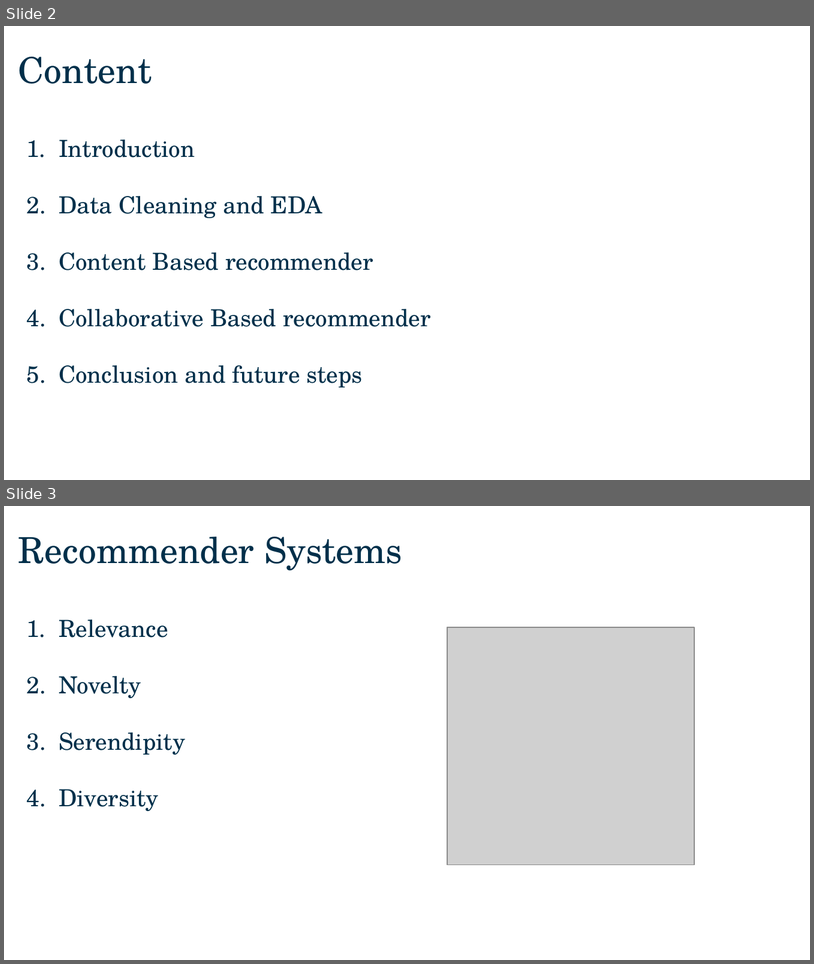
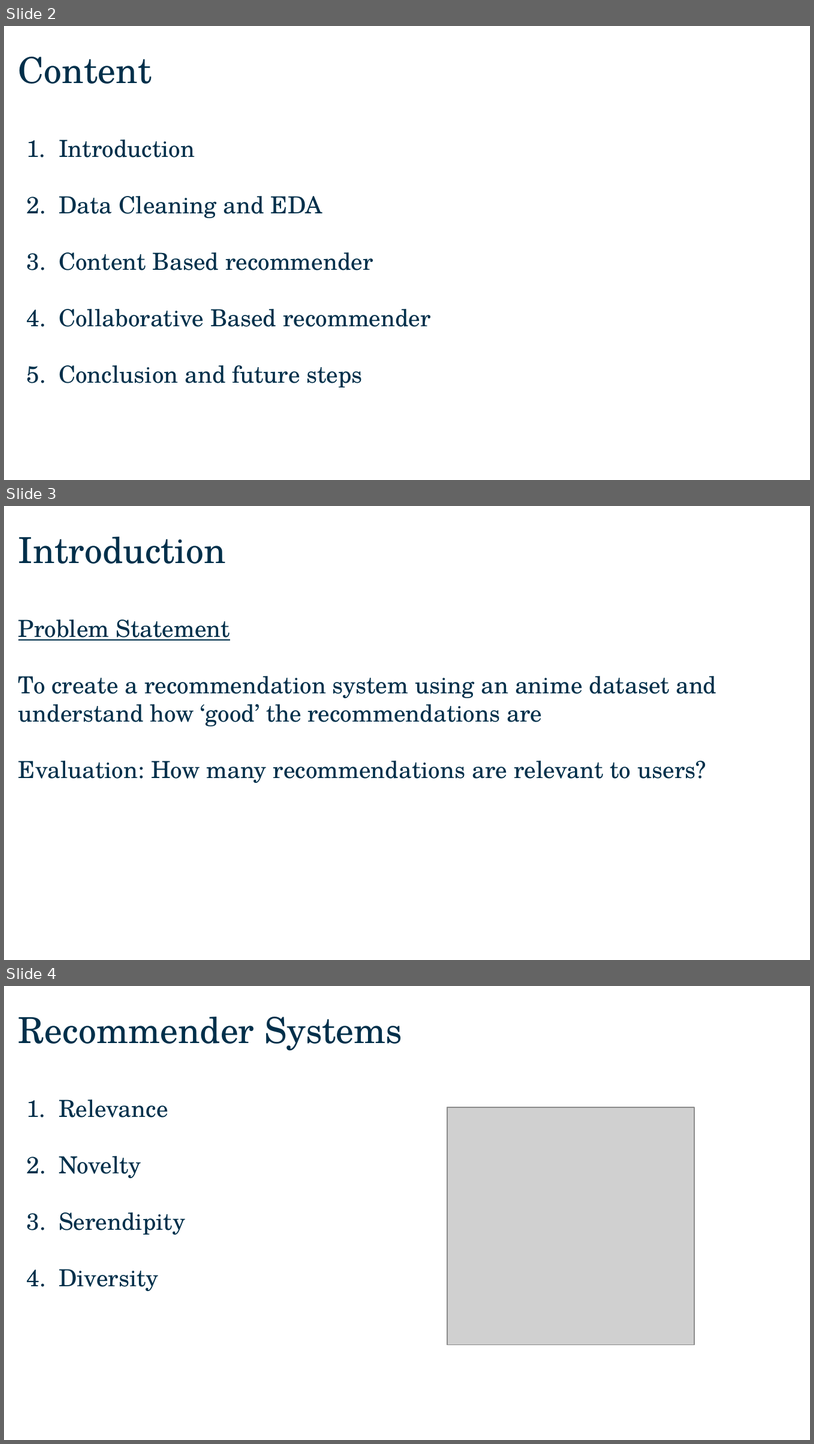
Before and after one commit to zctham/GA_projects, a slide deck: Capstone_Project/presentation/Capstone presentation.pptx. Shown one above the other, each under a label of ours: slides 2 and 3 before the commit, slides 2, 3 and 4 after it. The pictures are 814x964 and 814x1444 pixels, drawn with LibreOffice and Linux fonts; fonts in the diff are those of the drawing; grey boxes stand for pictures; background and template pictures are left out. Boxes give left, top, right and bottom in pixels: in the first picture for what was removed or moved away, otherwise in the second. Text is boxed around its words. In the diff, an @@ line names an element or a change of style, - is before the commit and + after.

```diff
--- a/Capstone_Project/presentation/Capstone presentation.pptx
+++ b/Capstone_Project/presentation/Capstone presentation.pptx
@@ slide 3 added at (x1=4, y1=506, x2=810, y2=960), background picture (left out) @@
@@ text added at (x1=18, y1=537, x2=717, y2=783), 21 pt, text #002F4A @@
+Introduction
+Problem Statement
+To create a recommendation system using an anime dataset and understand how ‘good’ the recommendations are
+Evaluation: How many recommendations are relevant to users?
@@ what was slide 3 is now slide 4 @@
```
Also in this commit, not shown: 10 slides changed, 1 other slide added, 1 other file.
